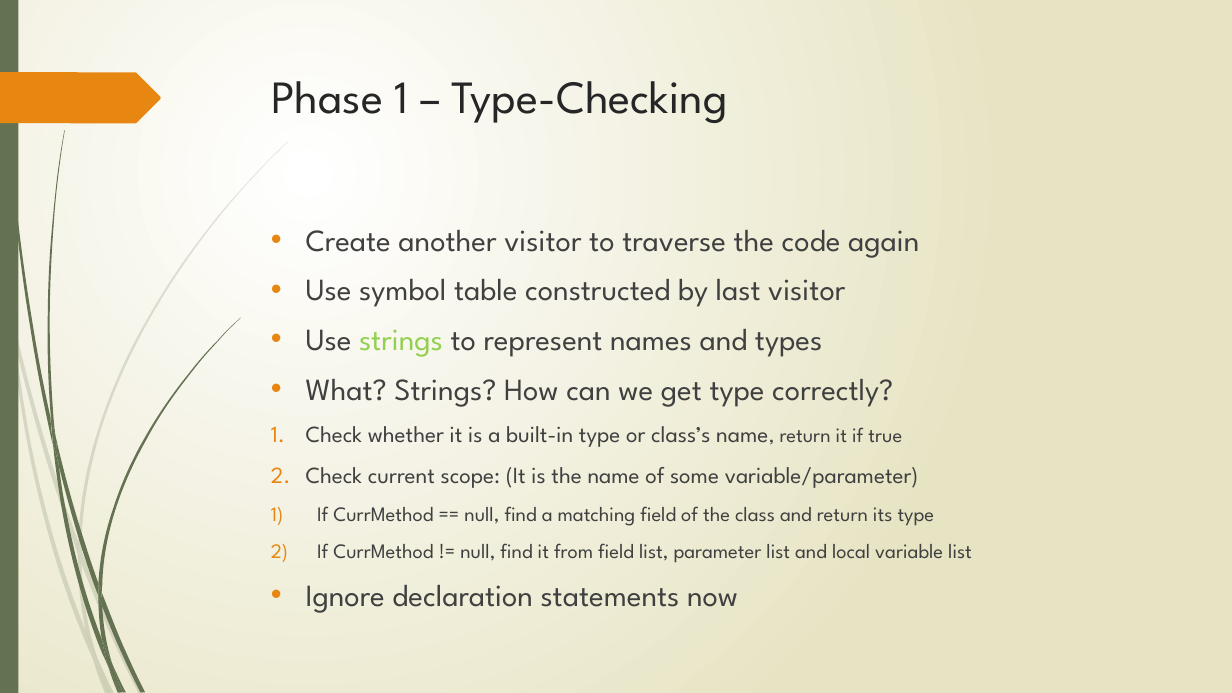
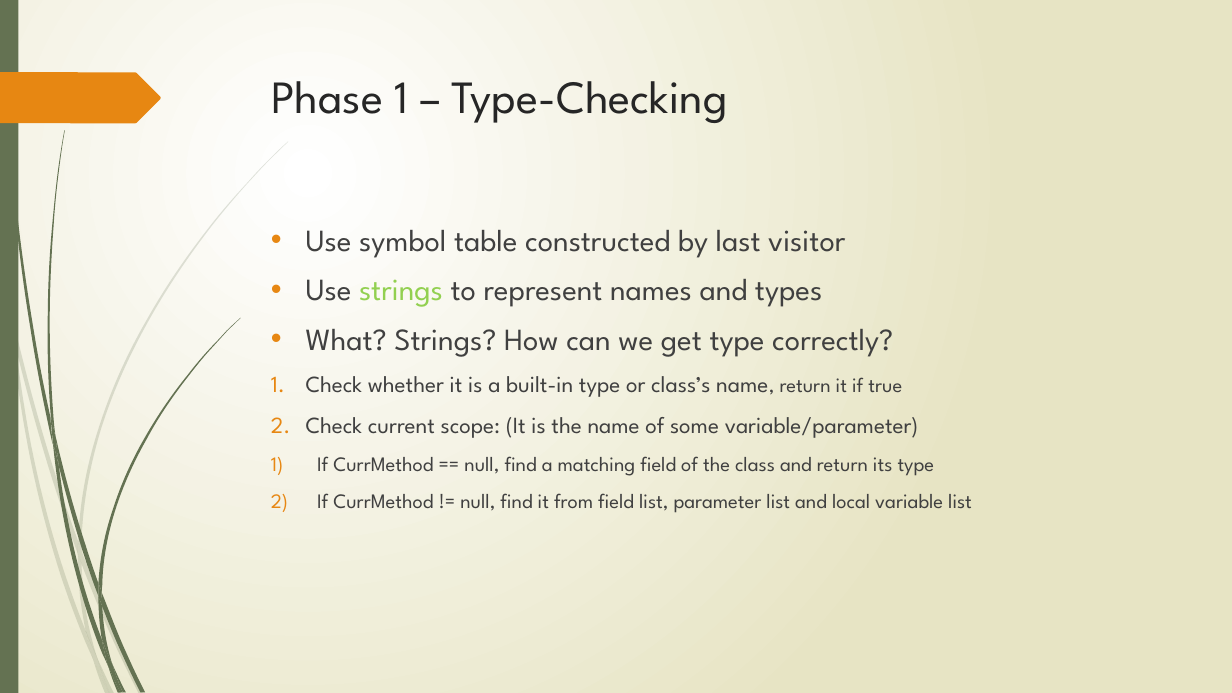
Before and after one commit to HyperMaximum/Compiler-Project, a slide deck: slide 6 of CS179E-final-pre-small.pptx. Drawn at 1232x693 pixels with LibreOffice and Linux fonts; fonts in the diff are those of the drawing. Boxes give left, top, right and bottom in pixels: in the first picture for what was removed or moved away, otherwise in the second. Text is boxed around its words. In the diff, an @@ line names an element or a change of style, - is before the commit and + after.

```diff
--- a/CS179E-final-pre-small.pptx
+++ b/CS179E-final-pre-small.pptx
@@ text at (306, 230, 919, 258): paragraph removed @@
-• Create another visitor to traverse the code again
@@ text at (306, 585, 738, 613): paragraph removed @@
-• Ignore declaration statements now
```
Also in this commit, not shown: 5 other slides changed, 2 slides added.
